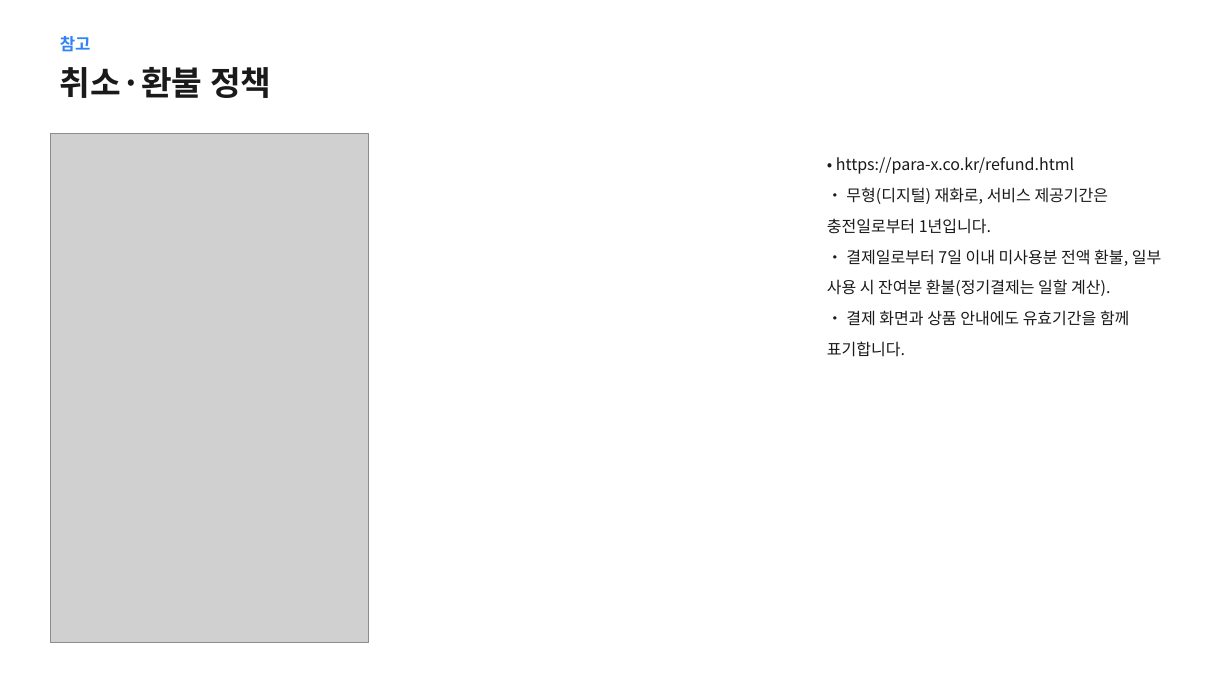
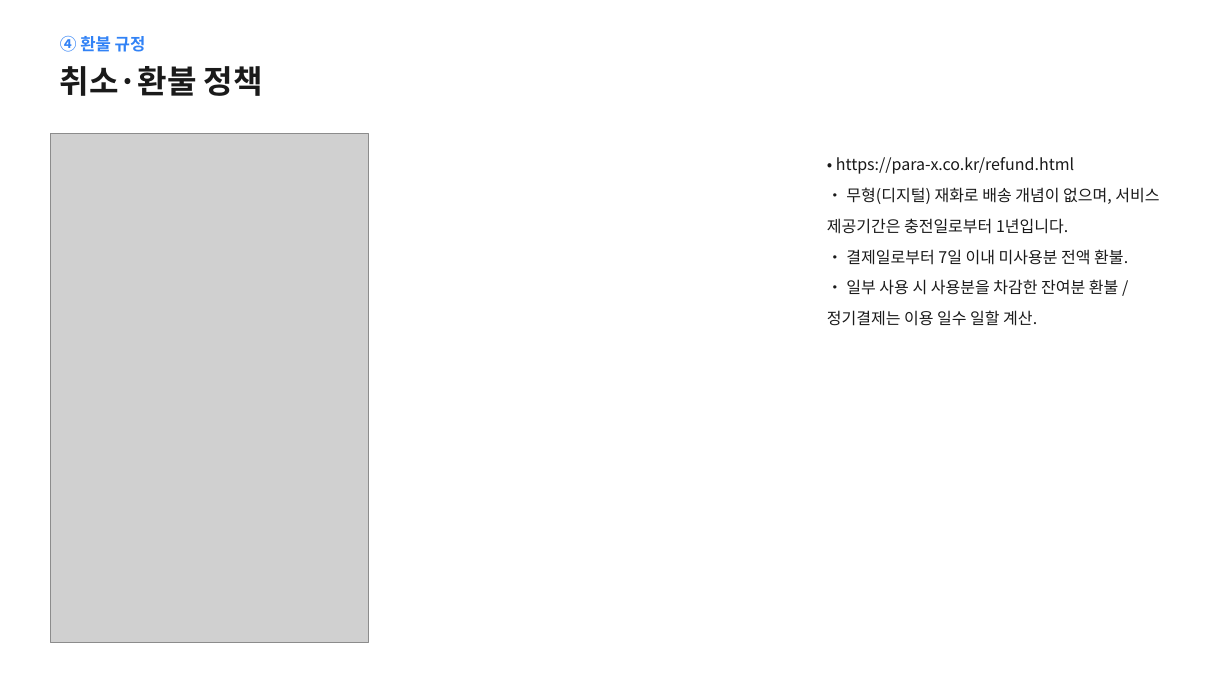
Before and after one commit to BIGSHOL/mathlab, a slide deck: slide 4 of docs/토스페이먼츠_결제경로_파라엑스.pptx (slide 8 before the commit). Drawn at 1232x693 pixels with LibreOffice and Linux fonts; fonts in the diff are those of the drawing; grey boxes stand for pictures. Boxes give left, top, right and bottom in pixels: in the first picture for what was removed or moved away, otherwise in the second. Text is boxed around its words. In the diff, an @@ line names an element or a change of style, - is before the commit and + after.

```diff
--- a/docs/토스페이먼츠_결제경로_파라엑스.pptx
+++ b/docs/토스페이먼츠_결제경로_파라엑스.pptx
@@ text "취소·환불 정책" at <box>60,66,263,96</box>: size 26 to 25 pt @@
@@ text at <box>60,36,146,52</box>: text changed @@
-참고
+④ 환불 규정
@@ text at <box>827,187,1159,326</box>: text changed @@
-• 무형(디지털) 재화로, 서비스 제공기간은 충전일로부터 1년입니다.
-• 결제일로부터 7일 이내 미사용분 전액 환불, 일부 사용 시 잔여분 환불(정기결제는 일할 계산).
-• 결제 화면과 상품 안내에도 유효기간을 함께 표기합니다.
+• 무형(디지털) 재화로 배송 개념이 없으며, 서비스 제공기간은 충전일로부터 1년입니다.
+• 결제일로부터 7일 이내 미사용분 전액 환불.
+• 일부 사용 시 사용분을 차감한 잔여분 환불 / 정기결제는 이용 일수 일할 계산.
```
Also in this commit, not shown: 7 other slides changed, 6 slides added, 1 other file.
